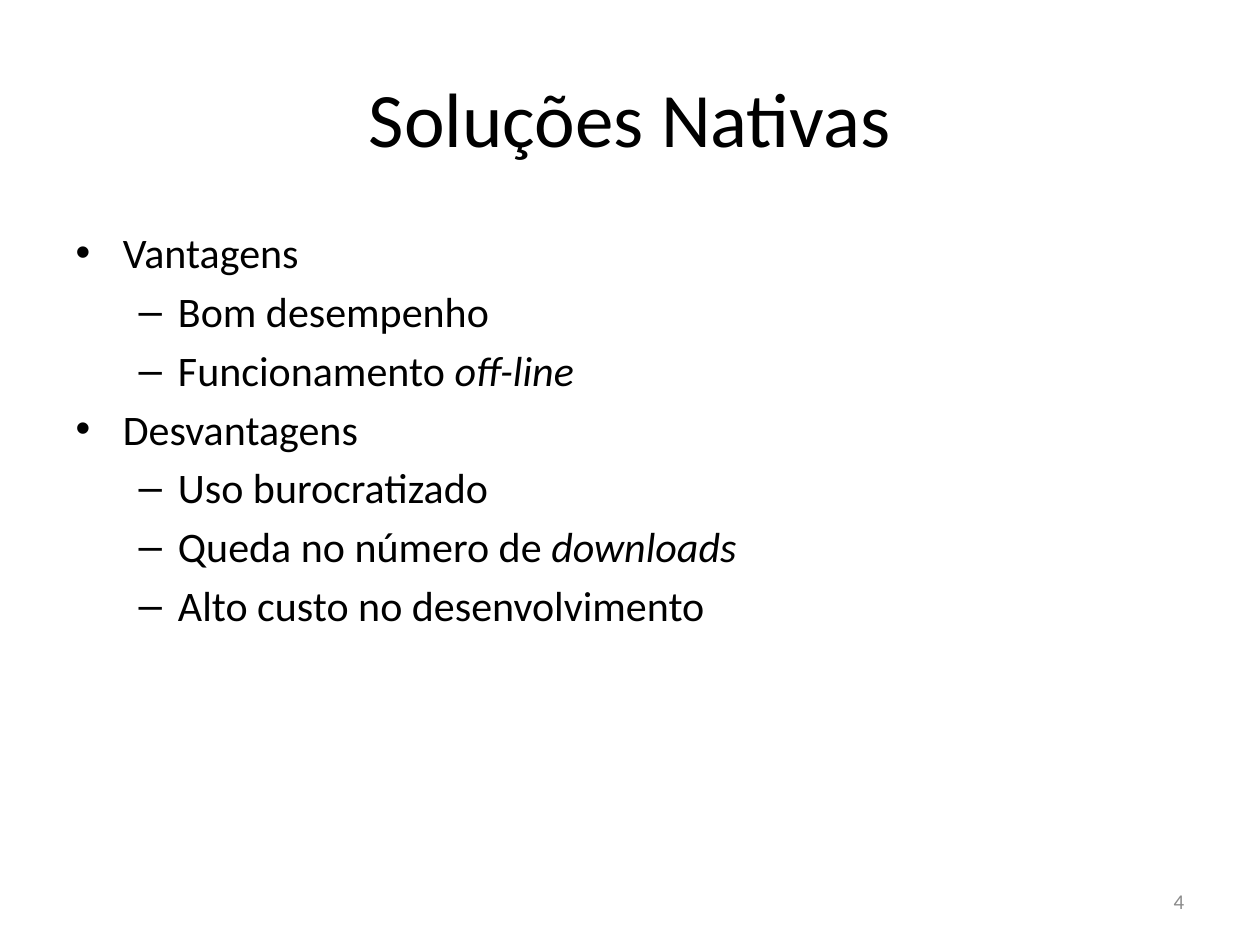
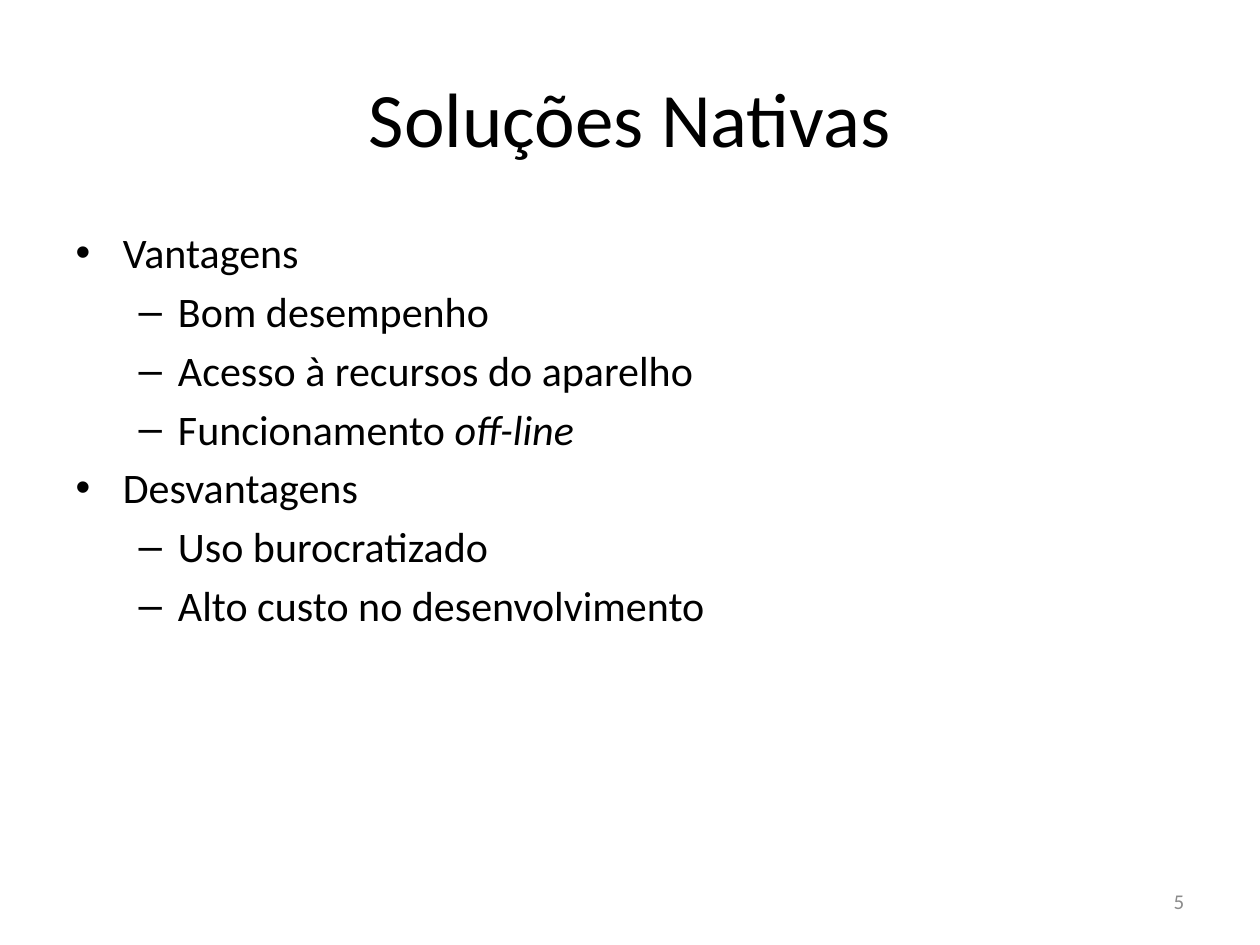
Before and after one commit to rfc410/tcc, a slide deck: slide 5 of apresentacao.pptx (slide 4 before the commit). Drawn at 1260x945 pixels with LibreOffice and Linux fonts; fonts in the diff are those of the drawing. Boxes give left, top, right and bottom in pixels: in the first picture for what was removed or moved away, otherwise in the second. Text is boxed around its words. In the diff, an @@ line names an element or a change of style, - is before the commit and + after.

```diff
--- a/apresentacao.pptx
+++ b/apresentacao.pptx
@@ text at box(178, 356, 693, 393): paragraph added @@
+  – Acesso à recursos do aparelho
@@ text at box(178, 532, 736, 568): paragraph removed @@
-  – Queda no número de downloads
@@ page number at box(1174, 895, 1185, 909): text changed @@
-4
+5
```
Also in this commit, not shown: 3 other slides changed, 4 slides added, 1 slide removed.
